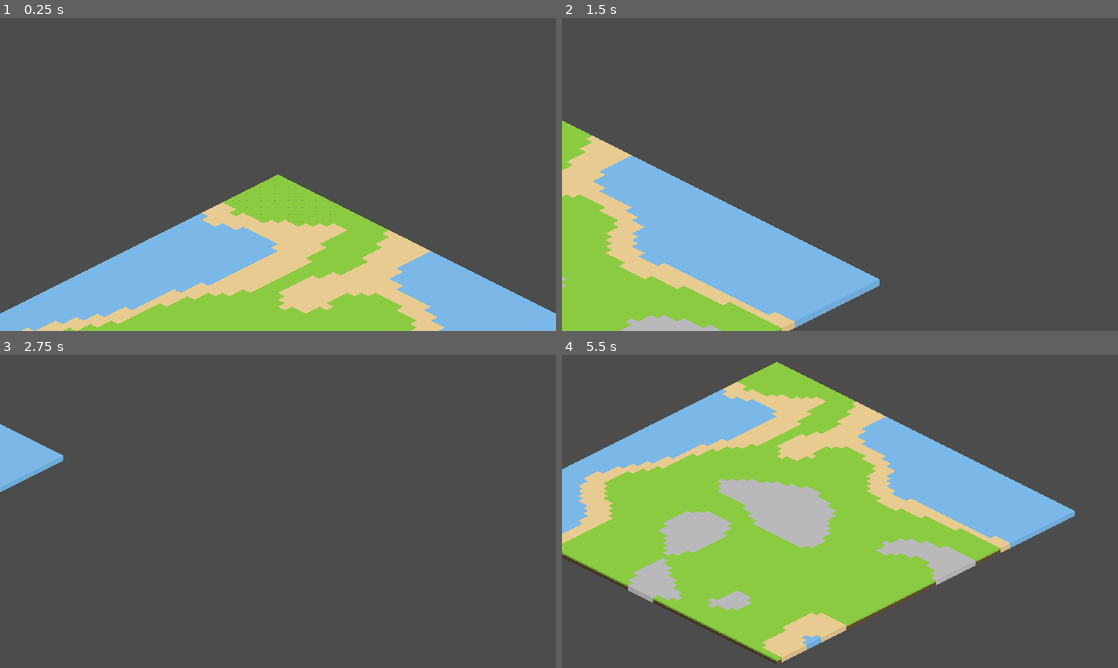
Above: before the commit, frames 1-4 (two rows, left to right).
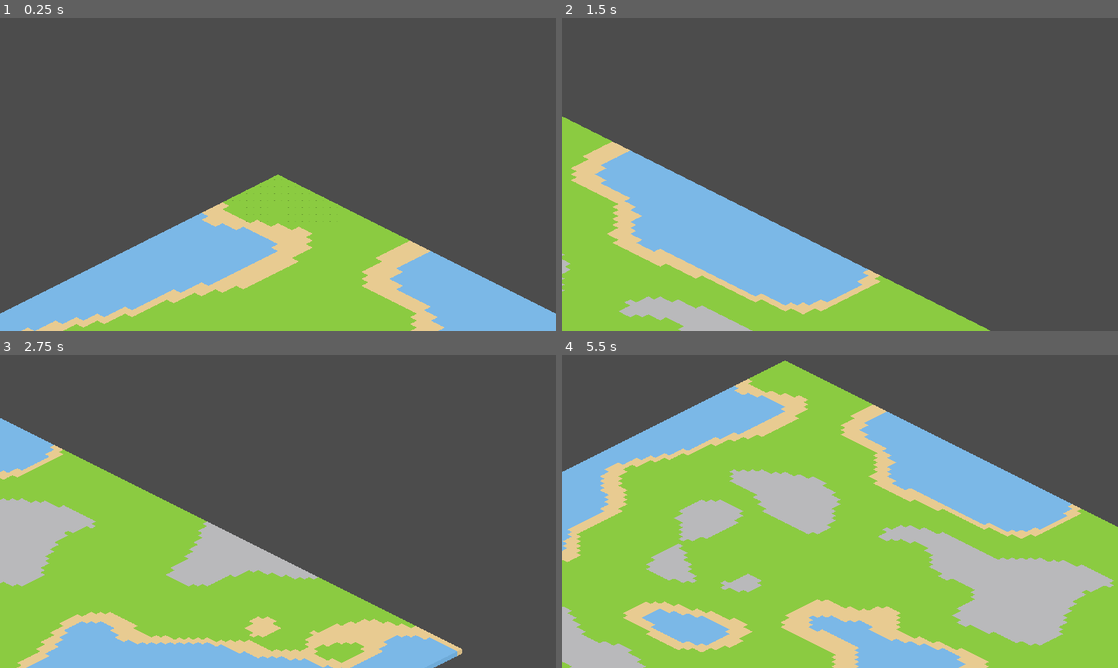
Above: after the commit, the same moments.

Repository: FilMer17/MightyTower
Game: Godot game, scene res://source/game/Game.tscn
The game is run twice, just before and just after one commit, with the same random seed, the same clock (stepped at 60 frames per second) and the same inputs. The project has no main scene, so this scene is started directly.
Inputs (mouse positions are in pixels of both pictures, inside the frame that each line leads up to):
- Up to frame 1 (0.25 s): no input
- Up to frame 2 (1.5 s): tap Enter at 0.5 s; move the mouse to (962, 158) at 0.52 s; hold Right (ui_right) 0.53-1.28 s; tap Mouse wheel down (scroll_down) at 0.6 s; click (962, 158) at 0.67 s; move the mouse to (728, 190) at 1.27 s; hold Down (ui_down) from 1.28 s (still down); tap Mouse wheel up (scroll_up) at 1.35 s
- Up to frame 3 (2.75 s): move the mouse to (333, 442) at 2.02 s; release Down (ui_down) at 2.03 s; hold Right (ui_right) from 2.03 s (still down); tap Mouse wheel down (scroll_down) at 2.1 s
- Up to frame 4 (5.5 s): move the mouse to (812, 574) at 2.77 s; release Right (ui_right) at 2.78 s; hold Up (ui_up) 2.78-3.53 s; tap Mouse wheel up (scroll_up) at 2.85, 4.35 s; click (812, 574) at 2.92 s; tap Space at 3.5 s; move the mouse to (1006, 558) at 3.52 s; hold Left (ui_left) 3.53-5.03 s; tap Mouse wheel down (scroll_down) at 3.6, 5.1 s; move the mouse to (673, 464) at 4.27 s; move the mouse to (867, 511) at 5.02 s; hold Down (ui_down) from 5.03 s (still down); click (867, 511) at 5.17 s

The runs differ from the first frame. In frame 1, 2.8% of the frame differs, in the area x 12-75%, y 60-100%; in frame 2, 9.5%; in frame 3, 35%; in frame 4, 39%, in the area x 0-100%, y 1-100%.

Commit message:
Building data; first storage building

Diff:
--- /dev/null
+++ b/game/data/buildings/storages/SmallStorage.tscn
@@ -0,0 +1,12 @@
+[gd_scene load_steps=2 format=2]
+
+[ext_resource path="res://graphics/images/buildings/storages/Wood.png" type="Texture" id=1]
+
+[node name="SmallStorage" type="StaticBody2D"]
+position = Vector2( 0, -16 )
+
+[node name="Sprite" type="Sprite" parent="."]
+texture = ExtResource( 1 )
+
+[node name="CollisionPolygon2D" type="CollisionPolygon2D" parent="."]
+polygon = PoolVector2Array( 0, 32, -32, 16, 0, 0, 32, 16 )
--- /dev/null
+++ b/game/data/buildings/storages/Storage.gd
@@ -0,0 +1,4 @@
+extends StaticBody2D
+class_name Storage
+
+var building_data: BuildingData = null
--- a/game/project.godot
+++ b/game/project.godot
@@ -34,6 +34,11 @@
 "language": "GDScript",
 "path": "res://source/data/SettingsData.gd"
 }, {
+"base": "StaticBody2D",
+"class": "Storage",
+"language": "GDScript",
+"path": "res://data/buildings/storages/Storage.gd"
+}, {
 "base": "Resource",
 "class": "TerrainData",
 "language": "GDScript",
@@ -50,6 +55,7 @@
 "MapData": "",
 "ResourcesData": "",
 "SettingsData": "",
+"Storage": "",
 "TerrainData": "",
 "WorldData": ""
 }
--- a/game/source/camera/GameCamera.gd
+++ b/game/source/camera/GameCamera.gd
@@ -9,7 +9,7 @@
 export var speed := 3500   # 4000 default
 export var zoom_step := 0.5   # 0.5 default
 export var zoom_max_in := 0.2   # 0.5 default
-export var zoom_max_out := 1.4   # 2.0 default
+export var zoom_max_out := 2.5   # 2.0 default
 
 onready var tween := $Tween
 
--- a/game/source/data/BuildingData.gd
+++ b/game/source/data/BuildingData.gd
@@ -1,2 +1,8 @@
 extends Resource
 class_name BuildingData
+
+export var position := Vector2()
+export var size := Vector2()
+export var cost: Dictionary = {}
+export var type: Array = []
+export var level: int = 0
--- a/game/source/data/MapData.gd
+++ b/game/source/data/MapData.gd
@@ -17,13 +17,13 @@
 	map_size = _map_size
 	match map_size:
 		0:
-			width = 20 * 3
+			width = 30 * 3
 			height = width
 		1:
 			width = 50 * 3
 			height = width
 		2:
-			width = 80 * 3
+			width = 70 * 3
 			height = width
 
 	var noise: OpenSimplexNoise = _create_noise()
@@ -51,7 +51,7 @@
 
 	if noise_sample < -0.1:
 		return TerrainData.new(terr.water)
-	if noise_sample < 0.0:
+	if noise_sample < -0.02:
 		return TerrainData.new(terr.sand)
 	if noise_sample < 0.3:
 		return TerrainData.new(terr.grass)
--- a/game/source/data/ResourcesData.gd
+++ b/game/source/data/ResourcesData.gd
@@ -20,6 +20,3 @@
 	"material" : 0,
 	"ore" : 0
 }
-
-func _init(diffic: int) -> void:
-	pass
--- a/game/source/data/WorldData.gd
+++ b/game/source/data/WorldData.gd
@@ -18,7 +18,9 @@
 
 func _init(diffic: int, als: String, mp_sz: int) -> void:
 	alias = als
+	difficulty = diffic
+
 	settings_data = SettingsData.new()
-	resources_data = ResourcesData.new(diffic)
+	resources_data = ResourcesData.new()
 	map_data = MapData.new(mp_sz)
 	building_data = BuildingData.new()
--- a/game/source/global/Global.gd
+++ b/game/source/global/Global.gd
@@ -4,4 +4,4 @@
 
 # helping function (remove in future)
 func _ready() -> void:
-	selected_world = WorldData.new(WorldData.DIFFICULTY.easy, "game1", MapData.MAP_SIZE.s)
+	selected_world = WorldData.new(WorldData.DIFFICULTY.easy, "game1", MapData.MAP_SIZE.m)
--- a/game/source/world/GameWorld.tscn
+++ b/game/source/world/GameWorld.tscn
@@ -72,3 +72,4 @@
 tile_set = SubResource( 1 )
 cell_size = Vector2( 32, 16 )
 format = 1
+tile_data = PoolIntArray( 524338, 6, 0, 524339, 5, 0 )
Binary file added: game/graphics/images/buildings/storages/Wood.png
Not shown, added: game/graphics/images/buildings/storages/Wood.png.import
